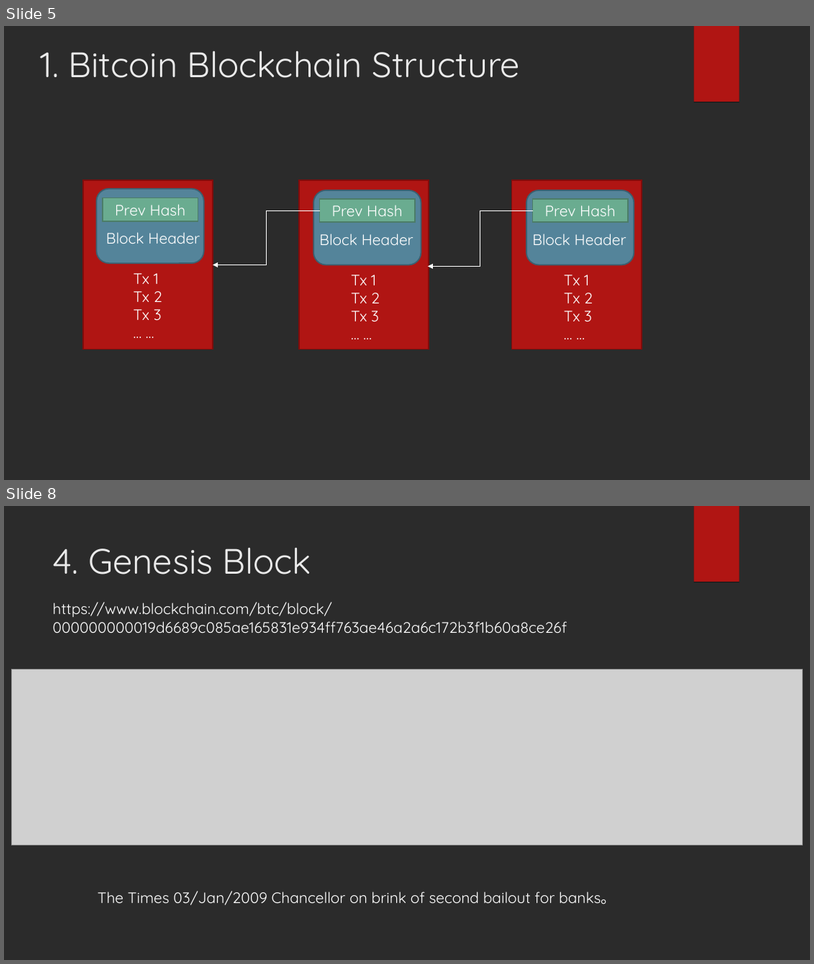
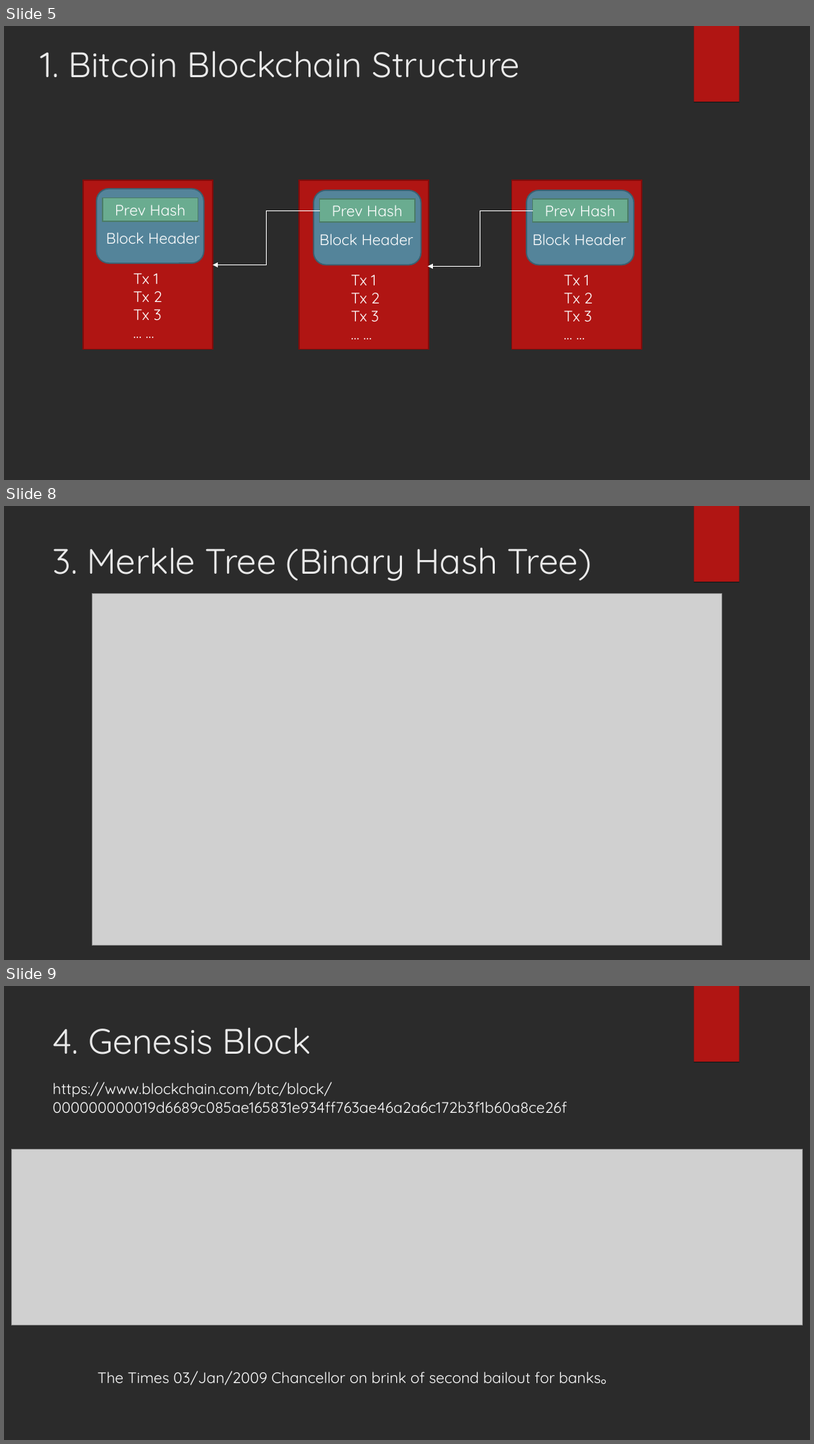
Before and after one commit to ddlzoe/PersonalBlog, a slide deck: Blockchain.ppt. Shown one above the other, each under a label of ours: slides 5 and 8 before the commit, slides 5, 8 and 9 after it; the slides between them are not shown. The pictures are 814x964 and 814x1444 pixels, drawn with LibreOffice and Linux fonts; fonts in the diff are those of the drawing; grey boxes stand for pictures; background and template pictures are left out; a plain dark background stands for a picture behind light text. Boxes give left, top, right and bottom in pixels: in the first picture for what was removed or moved away, otherwise in the second. Text is boxed around its words. In the diff, an @@ line names an element or a change of style, - is before the commit and + after.

```diff
--- a/Blockchain.ppt
+++ b/Blockchain.ppt
@@ slide 8 added at (4, 506, 810, 960), background picture (left out); not listed: 1 template element that a slide beside it also shows @@
@@ title added at (53, 547, 592, 581), 42 pt, text #EBEBEB @@
+3. Merkle Tree (Binary Hash Tree)
@@ picture added at (93, 594, 722, 945) @@
@@ what was slide 8 is now slide 9 @@
```
Also in this commit, not shown: 3 slides changed.
